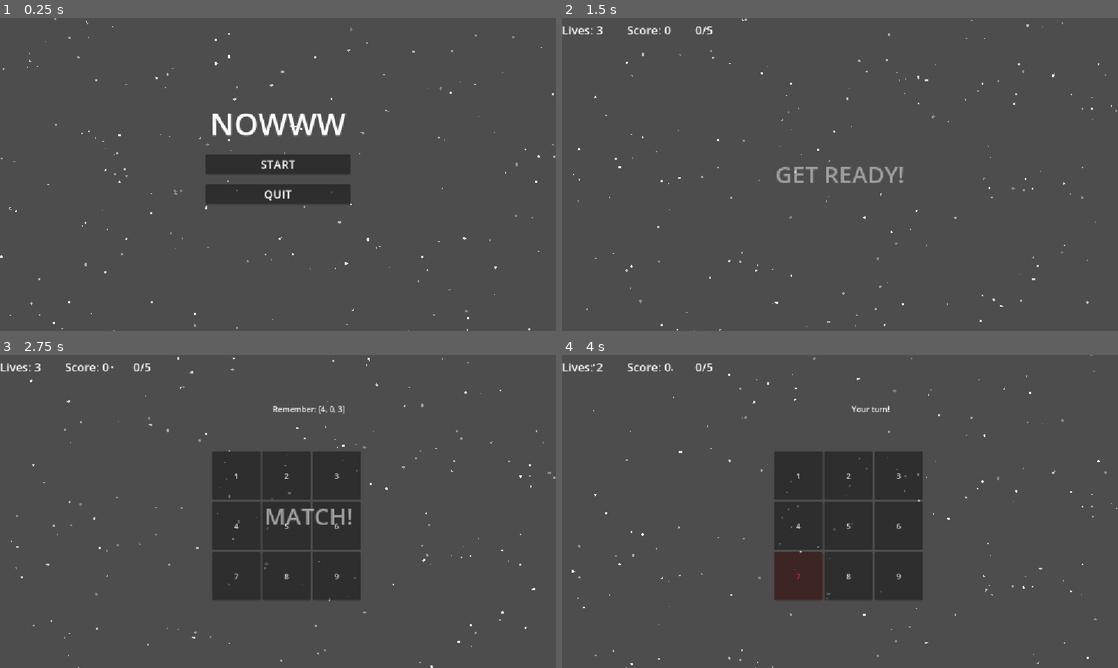
Above: before the commit, frames 1-4 (two rows, left to right).
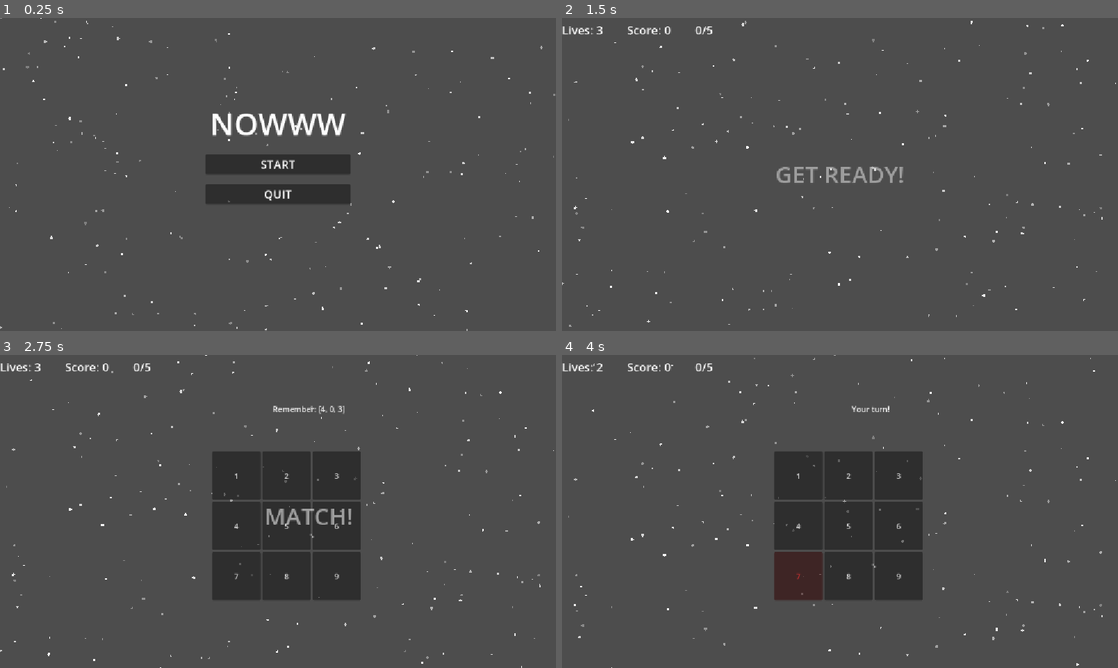
Above: after the commit, the same moments.

Repository: kaorii-ako/NOWWW
Game: Godot game, scene res://scenes/start_menu.tscn
Same seed, same stepped clock (60 frames per second), same inputs: the game is played once before the commit and once after it.
Inputs (mouse positions are in pixels of both pictures, inside the frame that each line leads up to):
- Up to frame 1 (0.25 s): no input
- Up to frame 2 (1.5 s): click "START" at 0.5 s; tap Enter at 1.25 s; move the mouse to (962, 158) at 1.27 s; hold Right (ui_right) from 1.28 s (still down); click (962, 158) at 1.42 s
- Up to frame 3 (2.75 s): tap Space at 1.52, 2.27 s; move the mouse to (166, 527) at 2.02 s; release Right (ui_right) at 2.03 s; hold Left (ui_left) from 2.03 s (still down)
- Up to frame 4 (4 s): move the mouse to (895, 442) at 2.77 s; release Left (ui_left) at 2.78 s; hold Right (ui_right) from 2.78 s (still down); move the mouse to (812, 574) at 3.52 s; click (812, 574) at 3.67 s; tap Space at 3.77 s

The runs differ from the first frame. In frame 1, 0.5% of the frame differs, in the area x 0-100%, y 0-100%; in frame 2, 0.6%; in frame 3, 0.6%; in frame 4, 0.6%.

Commit message:
Fix star flickering in space background
- Store star properties (size, brightness) to prevent random changes per frame
- Stars now maintain consistent appearance while animating

Diff:
--- a/scripts/space_background.gd
+++ b/scripts/space_background.gd
@@ -1,22 +1,27 @@
 extends Node2D
 
-var stars: Array[Vector2] = []
+var stars: Array[Dictionary] = []
 var star_speed: float = 50.0
 var star_count: int = 200
 
 func _ready():
 	for i in range(star_count):
-		stars.append(Vector2(randf_range(0, 1280), randf_range(0, 720)))
+		stars.append({
+			"position": Vector2(randf_range(0, 1280), randf_range(0, 720)),
+			"size": randf_range(1, 3),
+			"brightness": randf_range(0.5, 1.0)
+		})
 
 func _process(delta):
-	for i in range(stars.size()):
-		stars[i].y += star_speed * delta
-		if stars[i].y > 720:
-			stars[i] = Vector2(randf_range(0, 1280), 0)
+	for star in stars:
+		star["position"].y += star_speed * delta
+		if star["position"].y > 720:
+			star["position"] = Vector2(randf_range(0, 1280), 0)
 	queue_redraw()
 
 func _draw():
 	for star in stars:
-		var size = randf_range(1, 3)
-		var brightness = randf_range(0.5, 1.0)
-		draw_circle(star, size, Color(brightness, brightness, brightness))
+		var pos = star["position"]
+		var size = star["size"]
+		var brightness = star["brightness"]
+		draw_circle(pos, size, Color(brightness, brightness, brightness))
